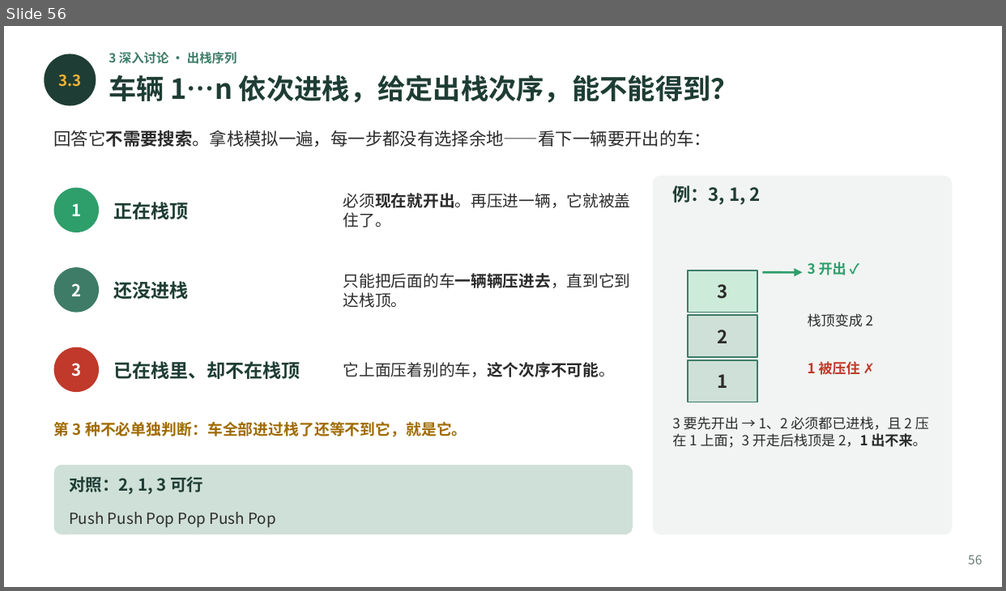
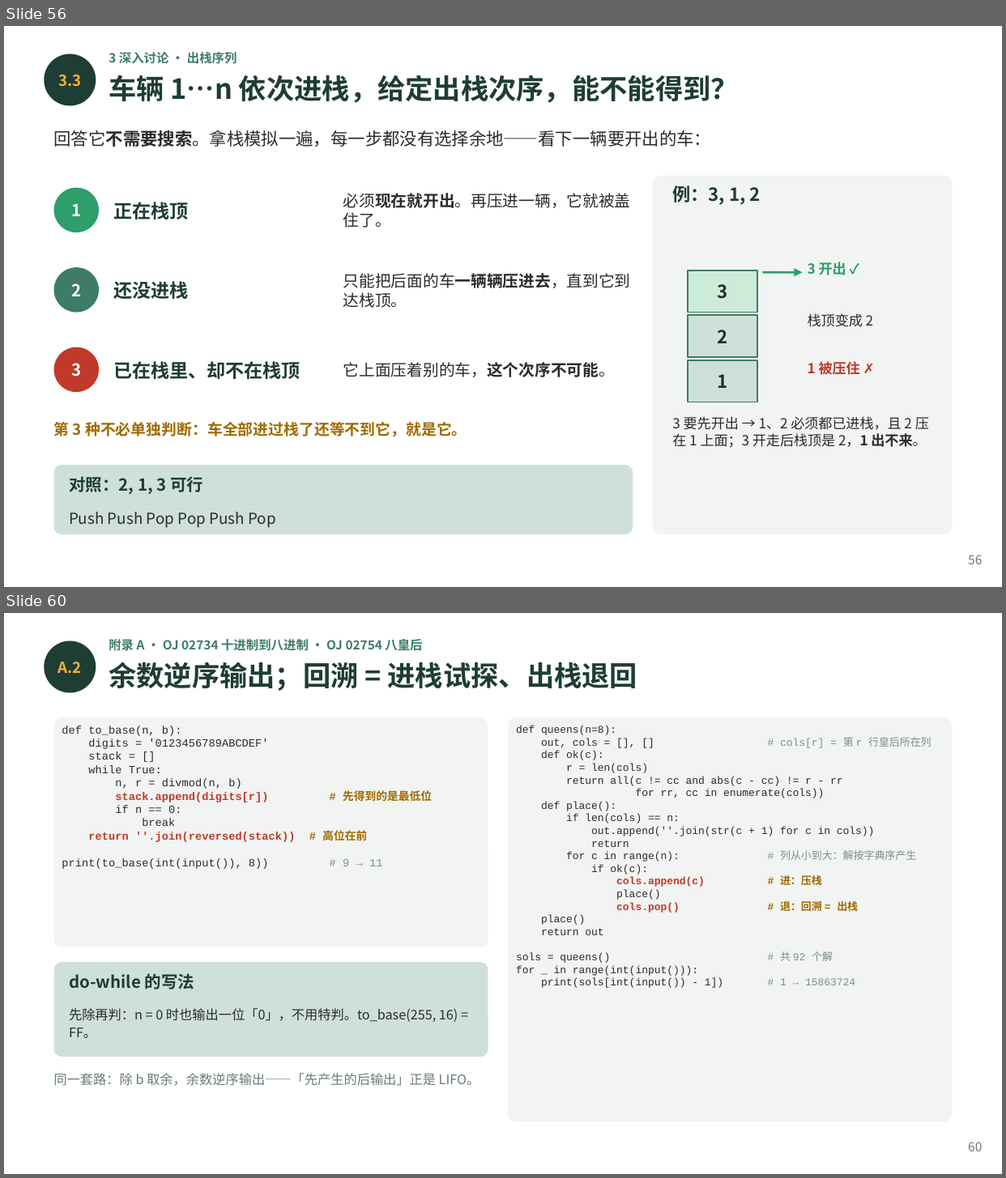
Before and after one commit to GMyhf/2026fall-cs201, a slide deck: courseware/202609_DSA_03_Stack_Queue.pptx. Shown one above the other, each under a label of ours: slide 56 before the commit, slides 56 and 60 after it; the slides between them are not shown. The pictures are 1006x591 and 1006x1178 pixels, drawn with LibreOffice and Linux fonts; fonts in the diff are those of the drawing. Boxes give left, top, right and bottom in pixels: in the first picture for what was removed or moved away, otherwise in the second. Text is boxed around its words. In the diff, an @@ line names an element or a change of style, - is before the commit and + after.

```diff
--- a/courseware/202609_DSA_03_Stack_Queue.pptx
+++ b/courseware/202609_DSA_03_Stack_Queue.pptx
@@ slide 60 added at [4,613,1002,1174], background #FFFFFF @@
@@ ellipse added at [44,641,96,693], fill #1E3D34 @@
@@ text added at [108,639,422,651], 9 pt, text #3E7C68, bold @@
+附录 A · OJ 02734 十进制到八进制 · OJ 02754 八皇后
@@ text added at [58,662,82,673], 11 pt, text #F2B134, bold @@
+A.2
@@ text added at [108,662,637,691], 20 pt, text #1E3D34, bold @@
+余数逆序输出；回溯 = 进栈试探、出栈退回
@@ rounded rectangle added at [54,717,488,948], fill #F1F4F2 @@
@@ text added at [62,726,432,867], 8 pt, text #2B2B2B @@
+def to_base(n, b):
+digits = '0123456789ABCDEF'
+stack = []
+while True:
+n, r = divmod(n, b)
+stack.append(digits[r]) # 先得到的是最低位
+if n == 0:
+break
+return ''.join(reversed(stack)) # 高位在前
+print(to_base(int(input()), 8)) # 9 → 11
@@ rounded rectangle added at [508,717,952,1122], fill #F1F4F2 @@
@@ text added at [516,726,931,988], 7.6 pt, text #2B2B2B @@
+def queens(n=8):
+out, cols = [], [] # cols[r] = 第 r 行皇后所在列
+def ok(c):
+r = len(cols)
+return all(c != cc and abs(c - cc) != r - rr
+for rr, cc in enumerate(cols))
+def place():
+if len(cols) == n:
+out.append(''.join(str(c + 1) for c in cols))
+return
+for c in range(n): # 列从小到大：解按字典序产生
+if ok(c):
+cols.append(c) # 进：压栈
+place()
+cols.pop() # 退：回溯 = 出栈
+place()
+return out
+sols = queens() # 共 92 个解
+for _ in range(int(input())):
+print(sols[int(input()) - 1]) # 1 → 15863724
@@ rounded rectangle added at [54,962,488,1057], fill #CFE0D8 @@
@@ text added at [69,973,195,990], 12 pt, text #1E3D34, bold @@
+do-while 的写法
@@ text added at [69,1008,458,1038], 9.5 pt, text #2B2B2B @@
+先除再判：n = 0 时也输出一位「0」，不用特判。to_base(255, 16) = FF。
@@ text added at [54,1073,480,1086], 9.5 pt, text #6B7B74 @@
+同一套路：除 b 取余，余数逆序输出——「先产生的后输出」正是 LIFO。
@@ text added at [968,1142,982,1152], 9 pt, text #6B7B74 @@
+60
```
Also in this commit, not shown: 2 slides changed, 5 other slides added, 2 other files.
